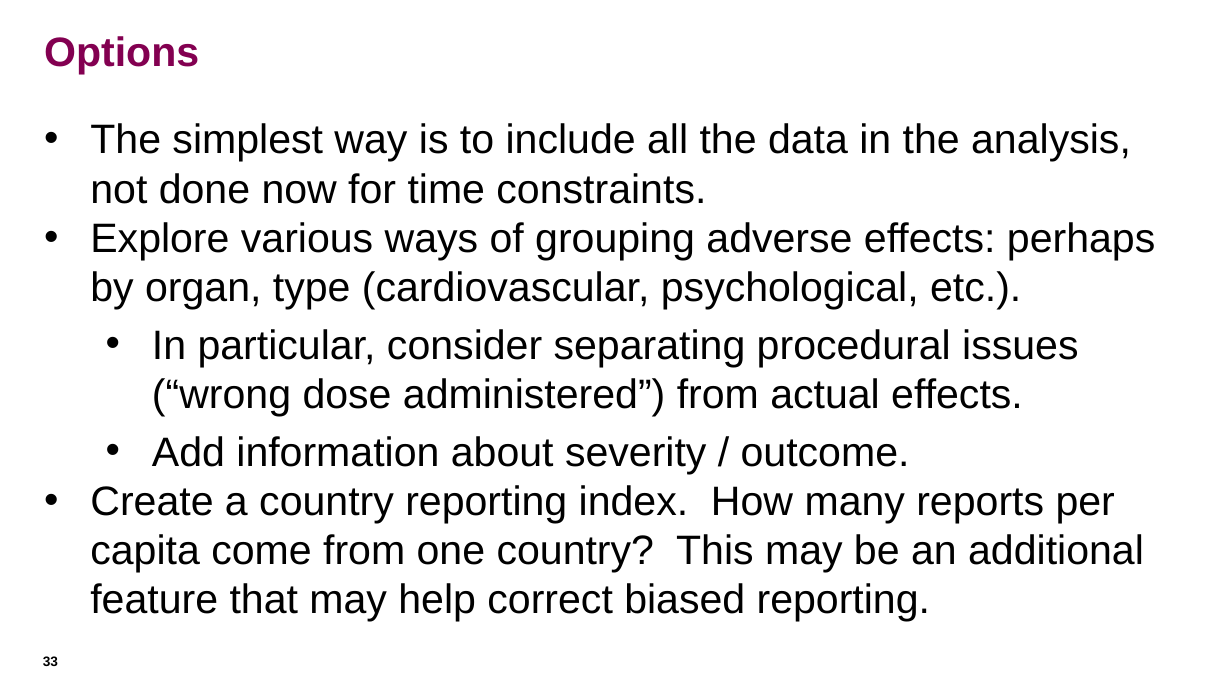
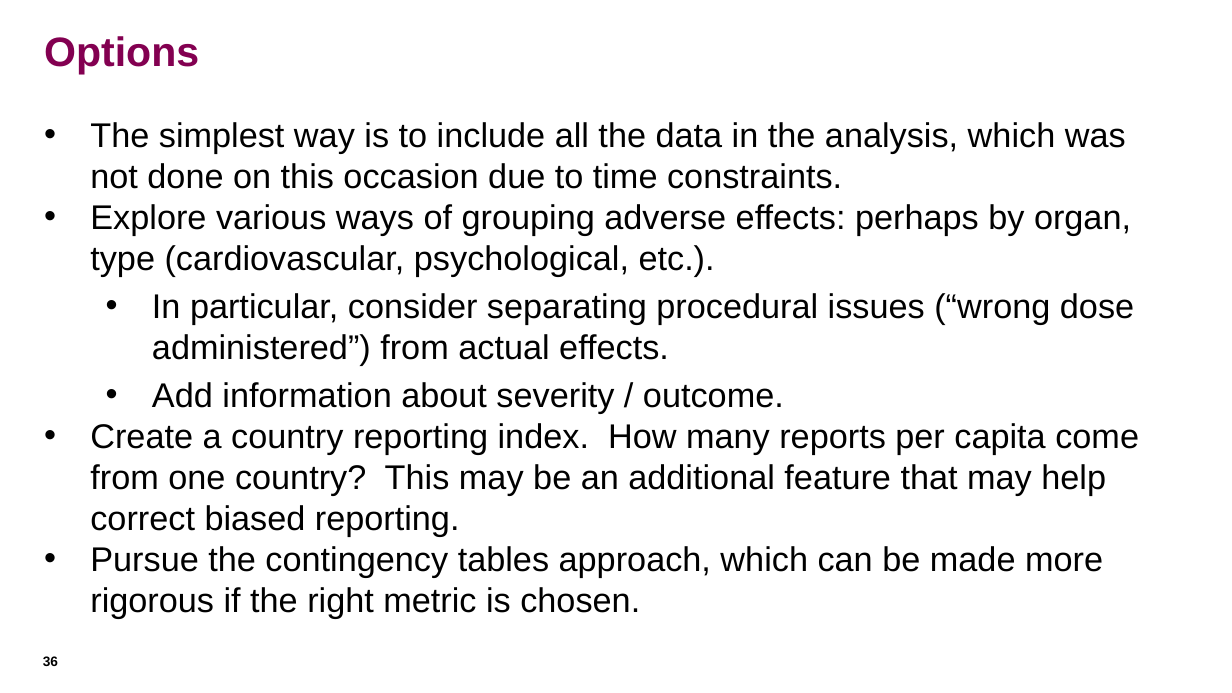
Before and after one commit to SalazarDomingo/FDA-Drug-Adverse-Effects-Analysis, a slide deck: slide 36 of FDA_DrugAdverseEffectsAnalysis.pptx (slide 33 before the commit). Drawn at 1232x693 pixels with LibreOffice and Linux fonts; fonts in the diff are those of the drawing. Boxes give left, top, right and bottom in pixels: in the first picture for what was removed or moved away, otherwise in the second. Text is boxed around its words. In the diff, an @@ line names an element or a change of style, - is before the commit and + after.

```diff
--- a/FDA_DrugAdverseEffectsAnalysis.pptx
+++ b/FDA_DrugAdverseEffectsAnalysis.pptx
@@ text at <box>90,122,1126,189</box>: text changed; size 24 to 20 pt @@
-• The simplest way is to include all the data in the analysis, not done now for time constraints.
+• The simplest way is to include all the data in the analysis, which was not done on this occasion due to time constraints.
@@ text at <box>90,204,1139,537</box>: size 24 to 20 pt in "Explore various ways of grouping adverse effects: ...", "In particular, consider separating procedural issues (“wrong ...", "Add information about severity / outcome.", "Create a country reporting index. How many ..." @@
@@ text at <box>90,546,1103,619</box>: paragraph added @@
+• Pursue the contingency tables approach, which can be made more rigorous if the right metric is chosen.
@@ page number at <box>43,656,58,666</box>: text changed @@
-33
+36
```
Also in this commit, not shown: 14 other slides changed, 16 slides added, 13 slides removed.
